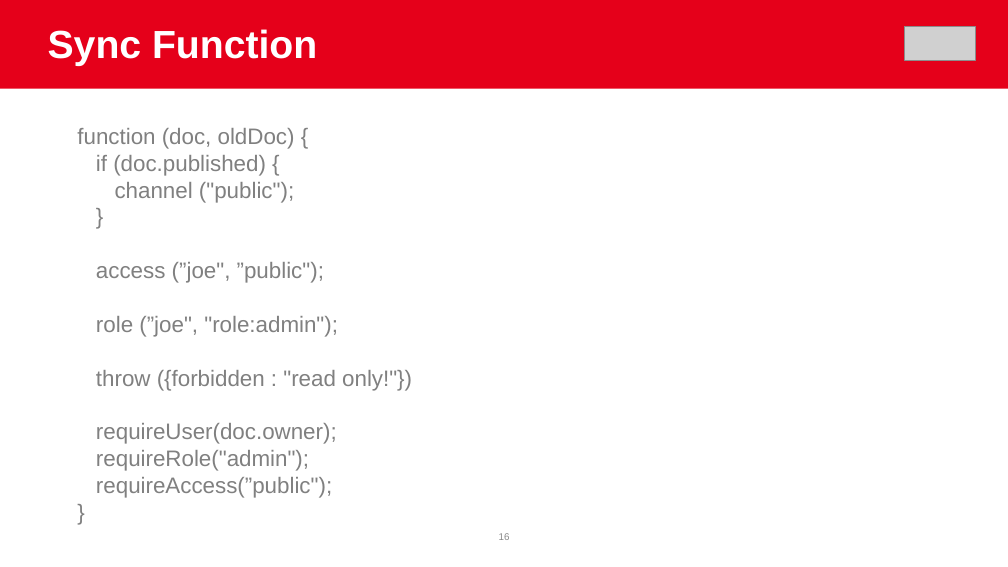
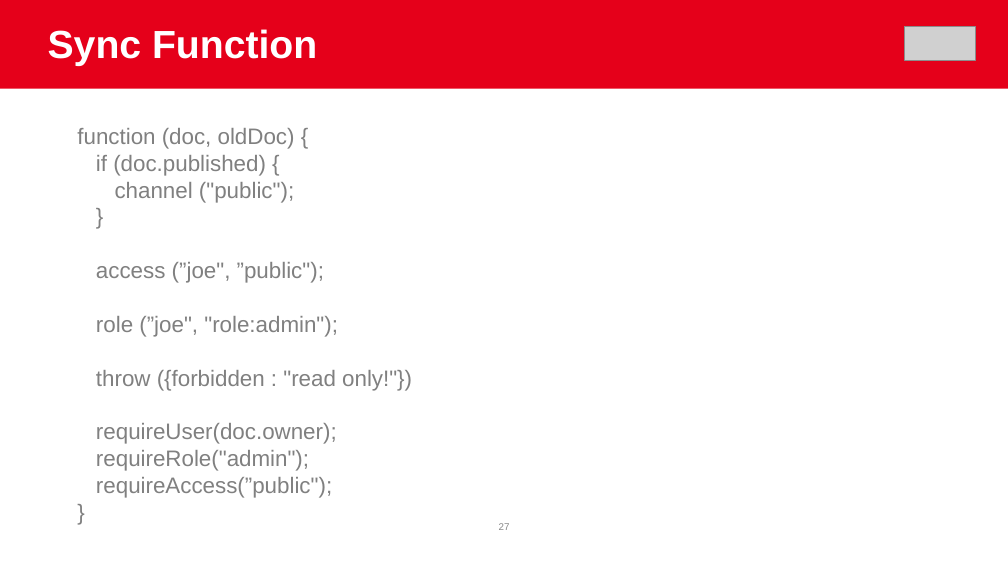
Before and after one commit to subalakr/workshop, a slide deck: slide 27 of mobile/presentations/IntroductionToMobile.pptx (slide 16 before the commit). Drawn at 1008x567 pixels with LibreOffice and Linux fonts; fonts in the diff are those of the drawing; grey boxes stand for pictures. Boxes give left, top, right and bottom in pixels: in the first picture for what was removed or moved away, otherwise in the second. Text is boxed around its words. In the diff, an @@ line names an element or a change of style, - is before the commit and + after.

```diff
--- a/mobile/presentations/IntroductionToMobile.pptx
+++ b/mobile/presentations/IntroductionToMobile.pptx
@@ page number removed at (499,533,510,540) @@
-16
@@ page number added at (499,523,510,530), 7 pt, text #888888 @@
+27
```
Also in this commit, not shown: 16 other slides changed, 11 slides added, 3 slides removed.
